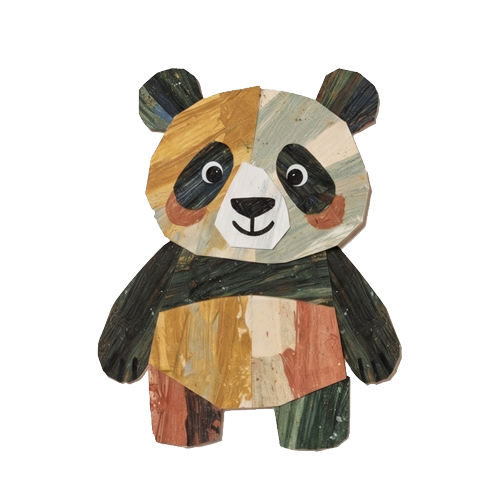
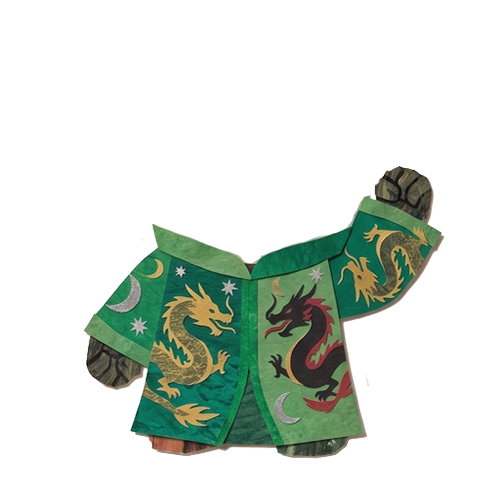
Two versions of the same layered image (500px x 500px). Layer-by-layer changes:
added group "head" with 5 layers above "food" over (130, 67, 420, 273)
added group "food" with 9 layers above "tools" over (179, 173, 413, 386)
added layer "Layer 34" above "Layer 33 copy" over (83, 166, 445, 459)
hid "Layer 1" over (96, 67, 404, 453)